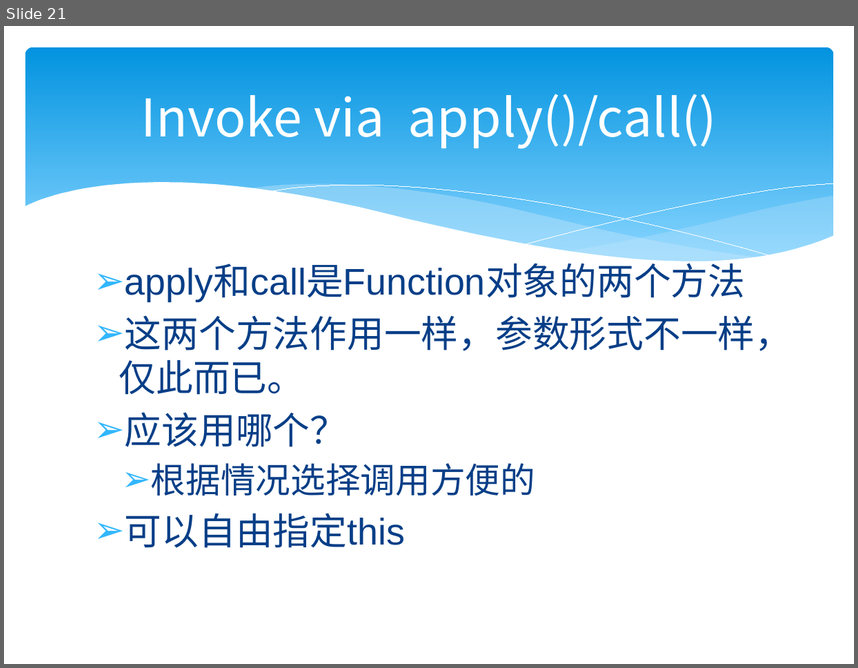
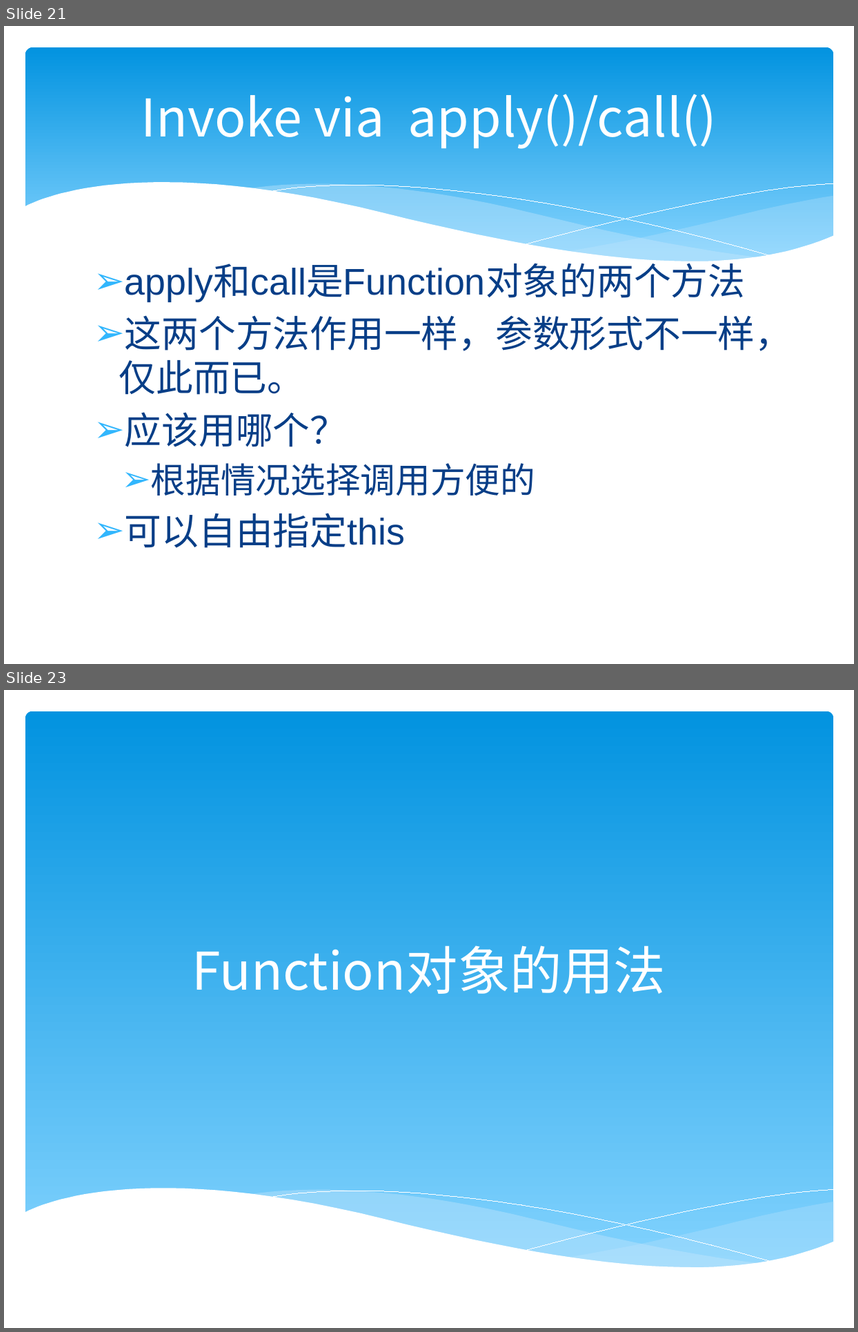
Before and after one commit to zjumty/jsfunc_training, a slide deck: JavaScriptFunctionObject.pptx. Shown one above the other, each under a label of ours: slide 21 before the commit, slides 21 and 23 after it; the slides between them are not shown. The pictures are 858x668 and 858x1332 pixels, drawn with LibreOffice and Linux fonts; fonts in the diff are those of the drawing. Boxes give left, top, right and bottom in pixels: in the first picture for what was removed or moved away, otherwise in the second. Text is boxed around its words. In the diff, an @@ line names an element or a change of style, - is before the commit and + after.

```diff
--- a/JavaScriptFunctionObject.pptx
+++ b/JavaScriptFunctionObject.pptx
@@ slide 23 added at bbox=[4, 690, 854, 1328], background #FFFFFF @@
@@ rounded rectangle added at bbox=[25, 711, 833, 1272], fill gradient #0293E0 to #83D3FE @@
@@ title added at bbox=[192, 945, 666, 994], 44 pt, text #FFFFFF @@
+Function对象的用法
@@ group added at bbox=[23, 1188, 835, 1312]: 5 freeform shapes @@
```
Also in this commit, not shown: 4 other slides added, 6 other files.
